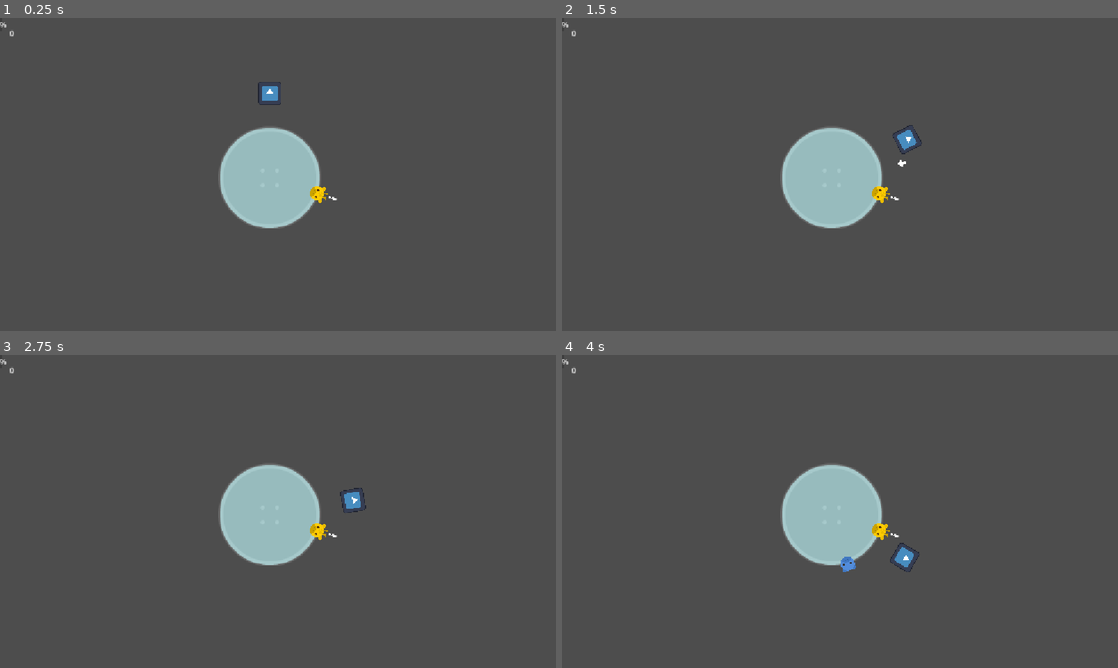
Above: before the commit, frames 1-4 (two rows, left to right).
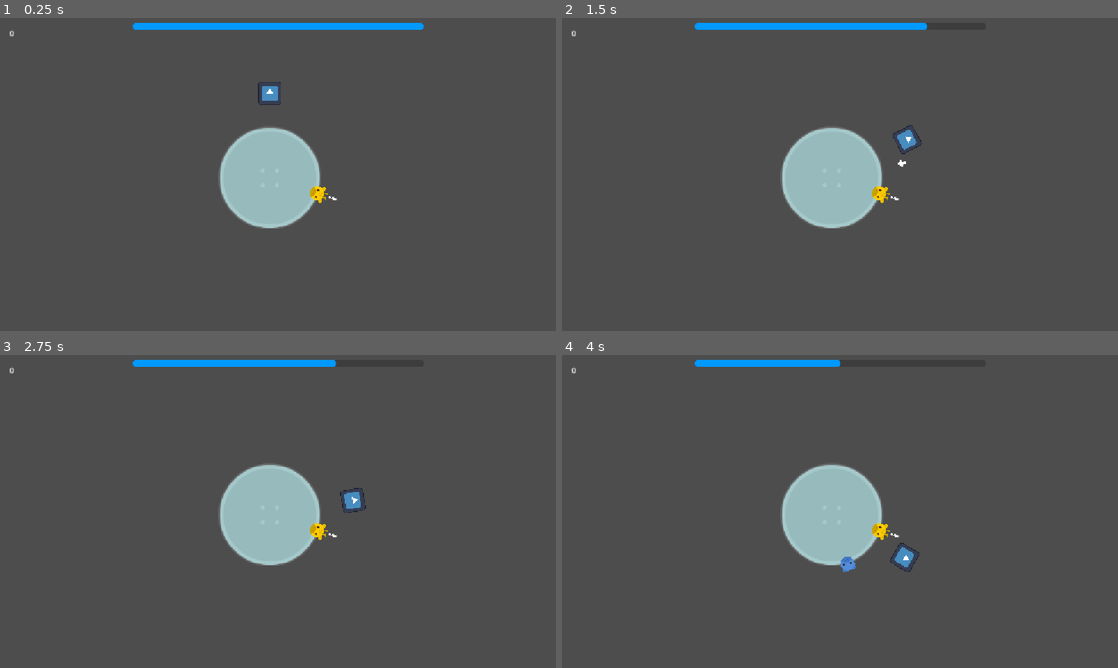
Above: after the commit, the same moments.

Repository: DoubtRabbit/space-farmer
Game: Godot game, scene res://levels/level_base.tscn
Two runs of this game, one before a commit and one after it. Both use one fixed random seed, a clock stepped at 60 frames per second and the inputs below. The engine's default icon, where the game draws it, is replaced by a stand-in: a white triangle on a blue panel in a dark square.
Inputs:
- Up to frame 1 (0.25 s): no input
- Up to frame 2 (1.5 s): tap Enter at 0.5 s; hold D (RIGHT) 0.53-1.28 s; hold Space (WATER) 0.53-1.28 s; hold A (LEFT) from 1.28 s (still down); tap Space (WATER) at 1.35 s
- Up to frame 3 (2.75 s): release A (LEFT) at 2.03 s; hold D (RIGHT) from 2.03 s (still down); hold Space (WATER) from 2.03 s (still down)
- Up to frame 4 (4 s): release Space (WATER) at 2.78 s; tap Space (WATER) at 2.85 s; release D (RIGHT) at 3.53 s; hold A (LEFT) from 3.53 s (still down); hold Space (WATER) from 3.53 s (still down)

The runs differ from the first frame. In frame 1, 1.2% of the frame differs, in the area x 0-77%, y 1-4%; in frame 2, 0.9%; in frame 3, 0.8%; in frame 4, 0.6%.

Commit message:
Add water capacity and indicator

Diff:
--- a/Globals/SignalHub.gd
+++ b/Globals/SignalHub.gd
@@ -1,3 +1,4 @@
 extends Node
 
 signal plant_harvested
+signal water_shot
--- a/scenes/gameui/game_ui.gd
+++ b/scenes/gameui/game_ui.gd
@@ -1,5 +1,7 @@
 extends Control
+@onready var player: CharacterBody2D = $"../../Player"
 @onready var money_label: Label = $MarginContainer/Money
+@onready var water_bar: ProgressBar = $Water
 
 var money
 var PLANT_MONEY = 5 # default amount of money harvested
@@ -8,6 +10,9 @@
 func _ready() -> void:
 	money = 0
 	money_label.text = str(money)
+	water_bar.max_value = player.WATER_CAPACITY
+	water_bar.min_value = 0.0
+	water_bar.value = player.current_water
 	pass # Replace with function body.
 
 # Called every frame. 'delta' is the elapsed time since the previous frame.
@@ -24,3 +29,7 @@
 
 func _on_tree_entered() -> void:
 	SignalHub.plant_harvested.connect(on_plant_harvested)
+	SignalHub.water_shot.connect(on_water_shot)
+
+func on_water_shot() -> void:
+	water_bar.value = player.current_water
--- a/scenes/gameui/game_ui.tscn
+++ b/scenes/gameui/game_ui.tscn
@@ -1,6 +1,13 @@
 [gd_scene format=3 uid="uid://coc7trwnug3u3"]
 
 [ext_resource type="Script" uid="uid://cg084nl1qwylj" path="res://scenes/gameui/game_ui.gd" id="1_5bmdj"]
+
+[sub_resource type="StyleBoxFlat" id="StyleBoxFlat_5bmdj"]
+bg_color = Color(0, 0.6, 1, 1)
+corner_radius_top_left = 10
+corner_radius_top_right = 10
+corner_radius_bottom_right = 10
+corner_radius_bottom_left = 10
 
 [node name="GameUI" type="Control" unique_id=1643967851]
 layout_mode = 3
@@ -10,6 +17,23 @@
 grow_horizontal = 2
 grow_vertical = 2
 script = ExtResource("1_5bmdj")
+
+[node name="Water" type="ProgressBar" parent="." unique_id=1475961372]
+layout_mode = 1
+anchors_preset = 5
+anchor_left = 0.5
+anchor_right = 0.5
+offset_left = -301.5
+offset_right = 301.5
+offset_bottom = 15.0
+grow_horizontal = 2
+size_flags_vertical = 1
+size_flags_stretch_ratio = 0.0
+offset_transform_enabled = true
+offset_transform_position = Vector2(0, 10)
+theme_override_colors/font_color = Color(0.95, 0.95, 0.95, 1)
+theme_override_styles/fill = SubResource("StyleBoxFlat_5bmdj")
+show_percentage = false
 
 [node name="MarginContainer" type="MarginContainer" parent="." unique_id=405527638]
 layout_mode = 1
@@ -31,9 +55,4 @@
 text = "MONEY"
 metadata/_edit_use_anchors_ = true
 
-[node name="Water" type="ProgressBar" parent="." unique_id=1475961372]
-layout_mode = 0
-offset_right = 4.0
-offset_bottom = 27.0
-
 [connection signal="tree_entered" from="." to="." method="_on_tree_entered"]
--- a/scenes/player/player.gd
+++ b/scenes/player/player.gd
@@ -1,5 +1,4 @@
 extends CharacterBody2D
-
 @onready var projectiles: Node2D = $"../Projectiles"
 @onready var planet: StaticBody2D = $"../Planet"
 const WATERDROP = preload("uid://jvuv42xdo6mt")
@@ -37,6 +36,7 @@
 		new_drop.rotation = rotation # same direction as player
 		new_drop.position = position
 		projectiles.add_child(new_drop)
+		SignalHub.water_shot.emit()
 	elif (current_water - WATER_SHOT < 0):
 		# not enough water
 		print("Not enough water to shoot!")
